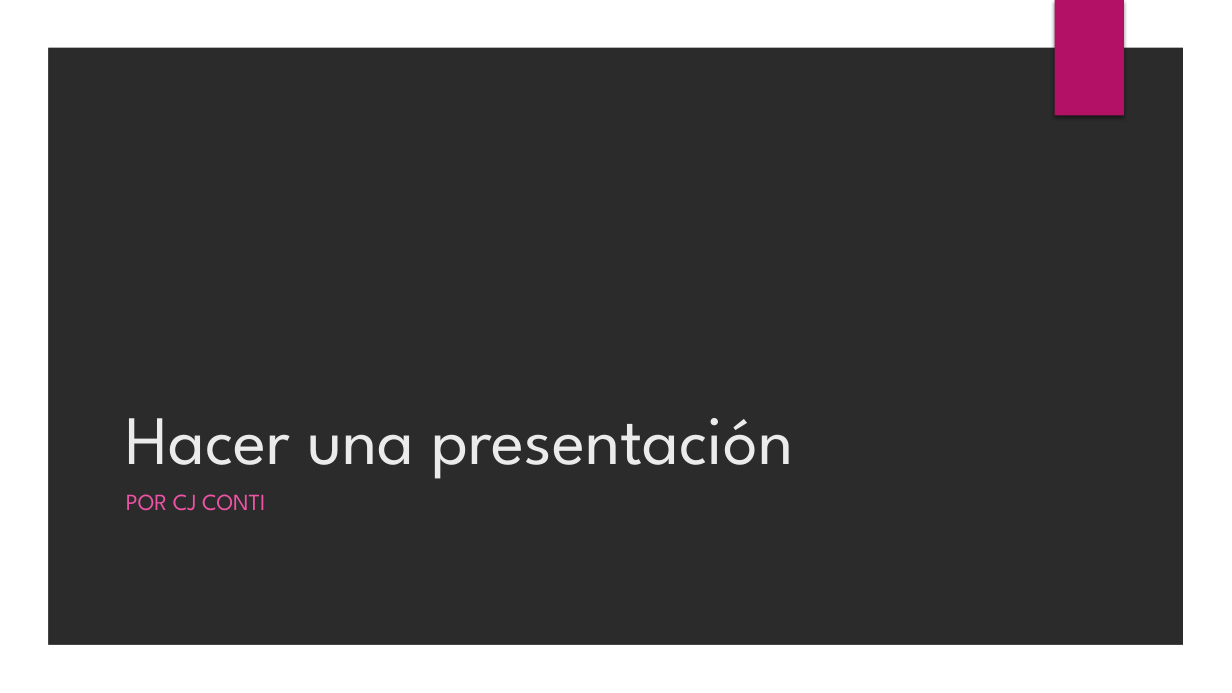
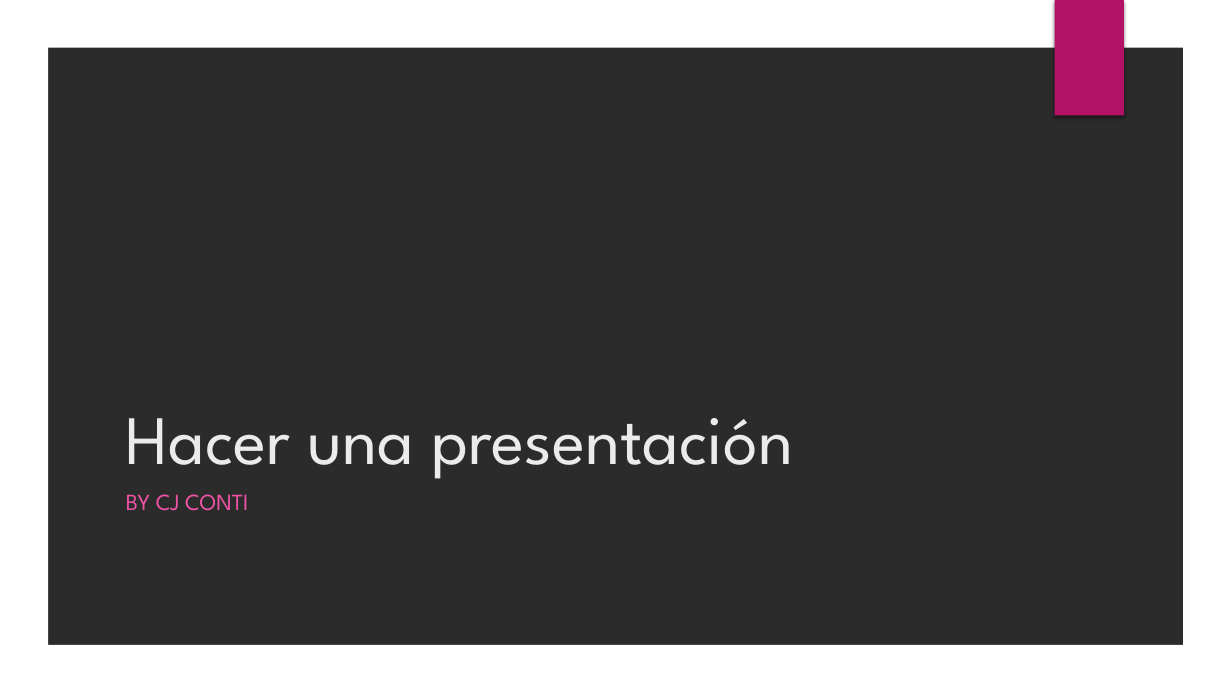
Before and after one commit to contic5/powerpoint-translator, a slide deck: slide 1 of results/Making a Presentation Presentation Spanish.pptx. Drawn at 1232x693 pixels with LibreOffice and Linux fonts; fonts in the diff are those of the drawing; background and template pictures are left out; a plain dark background stands for a picture behind light text. Boxes give left, top, right and bottom in pixels: in the first picture for what was removed or moved away, otherwise in the second. Text is boxed around its words. In the diff, an @@ line names an element or a change of style, - is before the commit and + after.

```diff
--- a/results/Making a Presentation Presentation Spanish.pptx
+++ b/results/Making a Presentation Presentation Spanish.pptx
@@ subtitle at (x1=126, y1=494, x2=248, y2=511): text changed @@
-POR CJ CONTI
+BY CJ CONTI
```
Also in this commit, not shown: 1 other slide changed, 4 other files.
